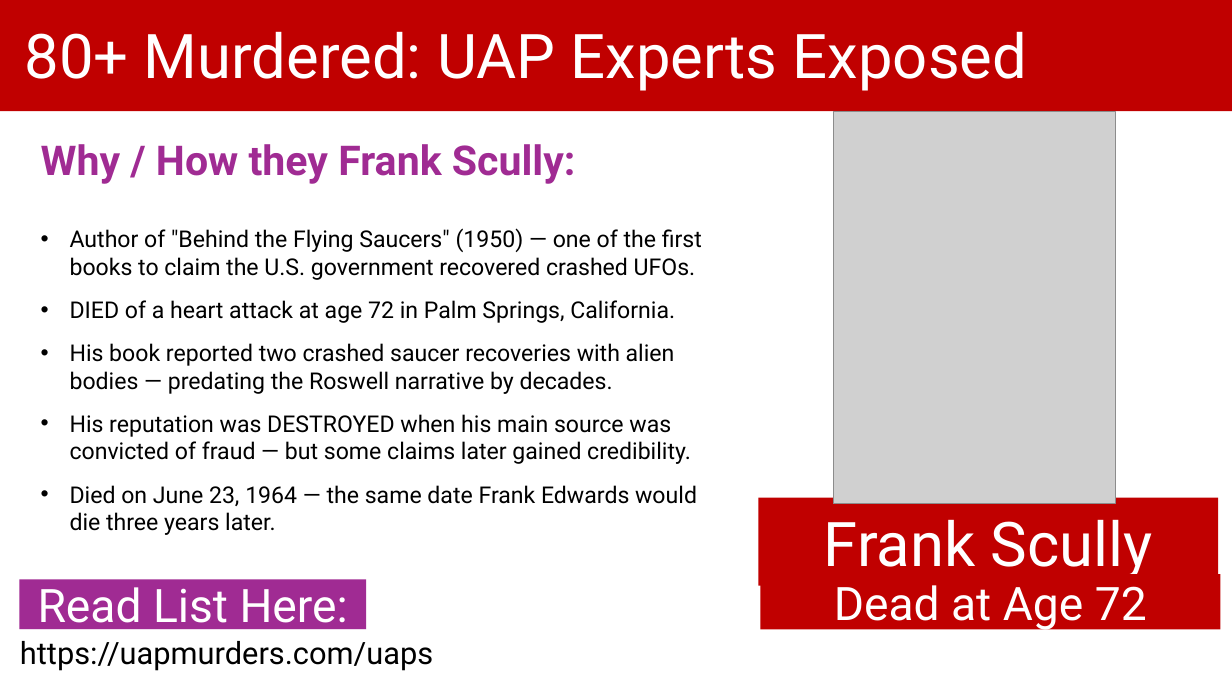
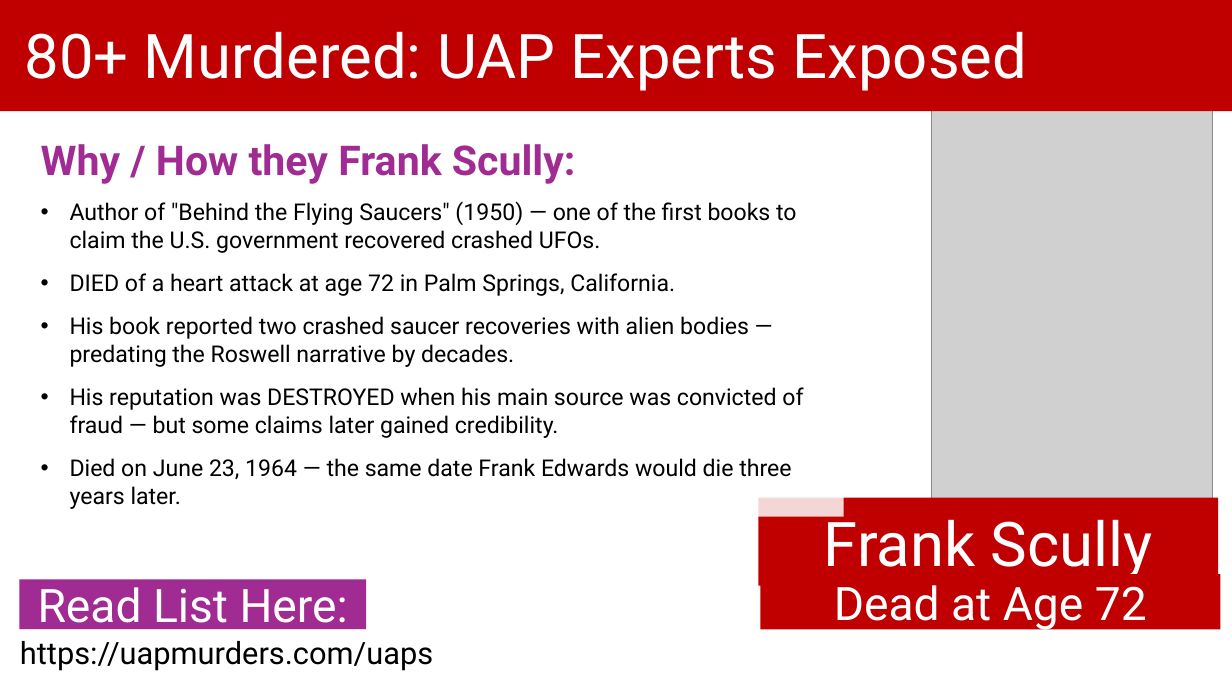
Before and after one commit to BryanStarbuck/UAP_Murder_Docus, a slide deck: slide 14 of UAPs/UAPs_Murders.pptx (slide 18 before the commit). Drawn at 1232x693 pixels with LibreOffice and Linux fonts; fonts in the diff are those of the drawing; grey boxes stand for pictures. Boxes give left, top, right and bottom in pixels: in the first picture for what was removed or moved away, otherwise in the second. Text is boxed around its words. In the diff, an @@ line names an element or a change of style, - is before the commit and + after.

```diff
--- a/UAPs/UAPs_Murders.pptx
+++ b/UAPs/UAPs_Murders.pptx
@@ picture: place and size @@
-picture at (834,111,1116,504)
+picture at (932,109,1214,502)
@@ text "Author of "Behind the Flying ..." rewrapped from (70,228,702,535) to (70,201,803,509) @@
```
Also in this commit, not shown: 17 other slides changed, 1 slide added, 17 slides removed, 58 other files.
